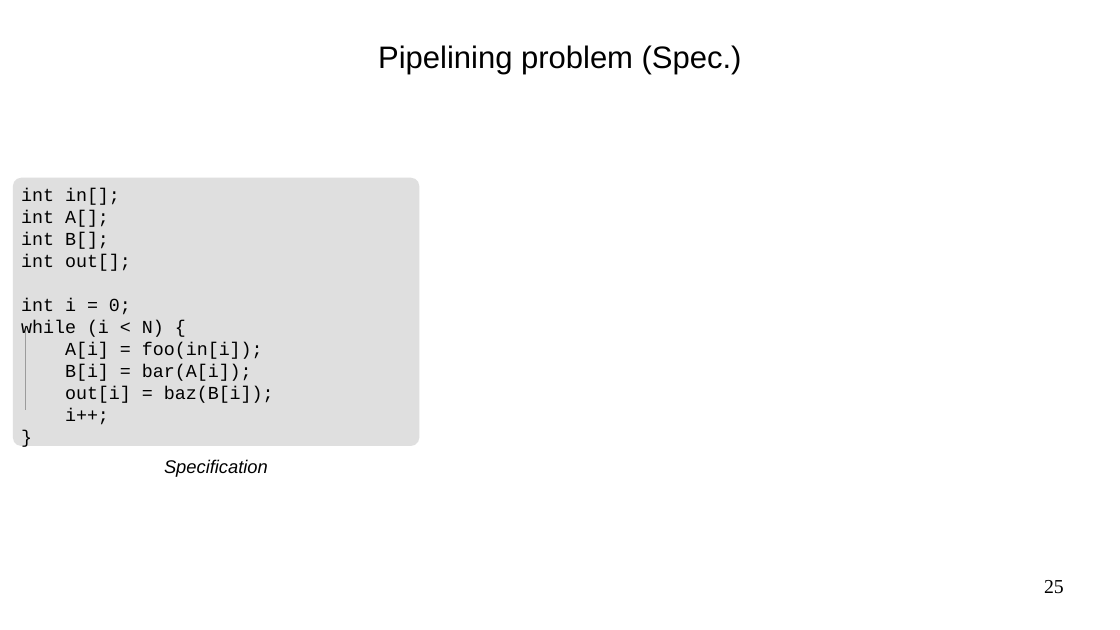
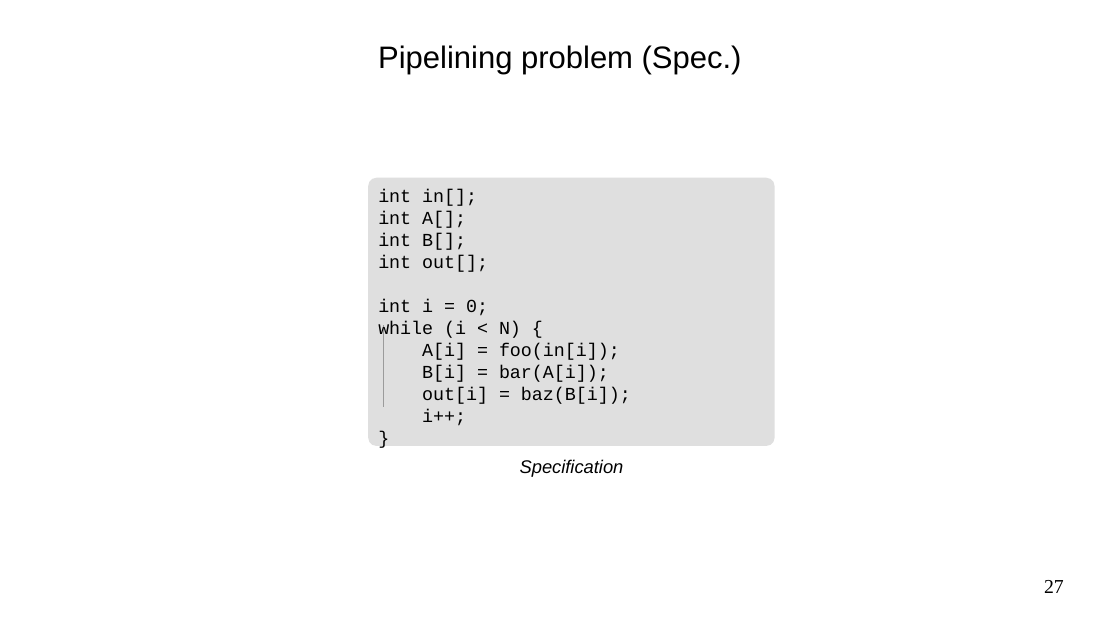
Before and after one commit to ulysse-lh/stage2024, a slide deck: slide 27 of slides/pres.odp (slide 25 before the commit). Drawn at 1120x630 pixels with LibreOffice and Linux fonts; fonts in the diff are those of the drawing. Boxes give left, top, right and bottom in pixels: in the first picture for what was removed or moved away, otherwise in the second. Text is boxed around its words. In the diff, an @@ line names an element or a change of style, - is before the commit and + after.

```diff
--- a/slides/pres.odp
+++ b/slides/pres.odp
@@ 2 texts, 1 rounded rectangle: place and size @@
-2 texts, 1 rounded rectangle at box(13, 178, 420, 477)
+2 texts, 1 rounded rectangle at box(368, 178, 774, 477)
@@ line moved from (25, 326) - (25, 410) to (383, 325) - (383, 407) @@
@@ page number at box(1044, 580, 1064, 593): text changed @@
-25
+27
```
Also in this commit, not shown: 8 other slides changed, 2 slides added.
